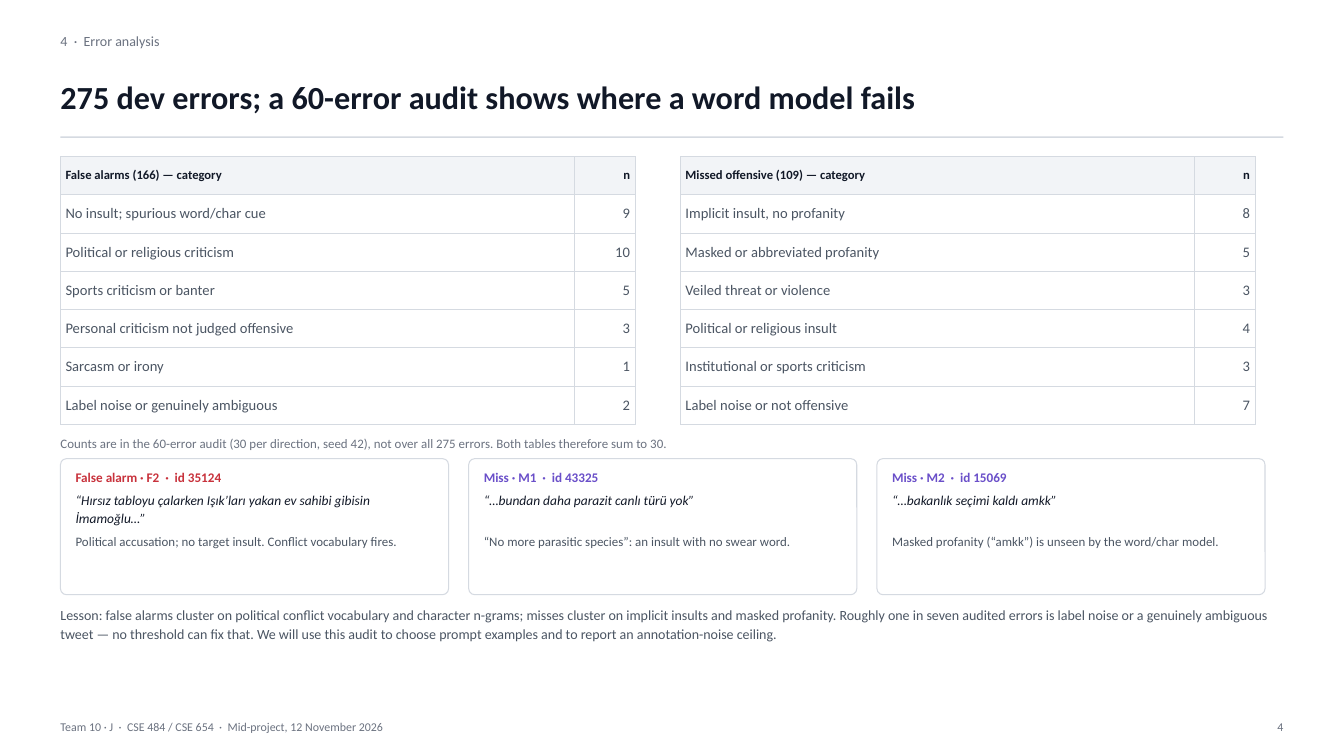
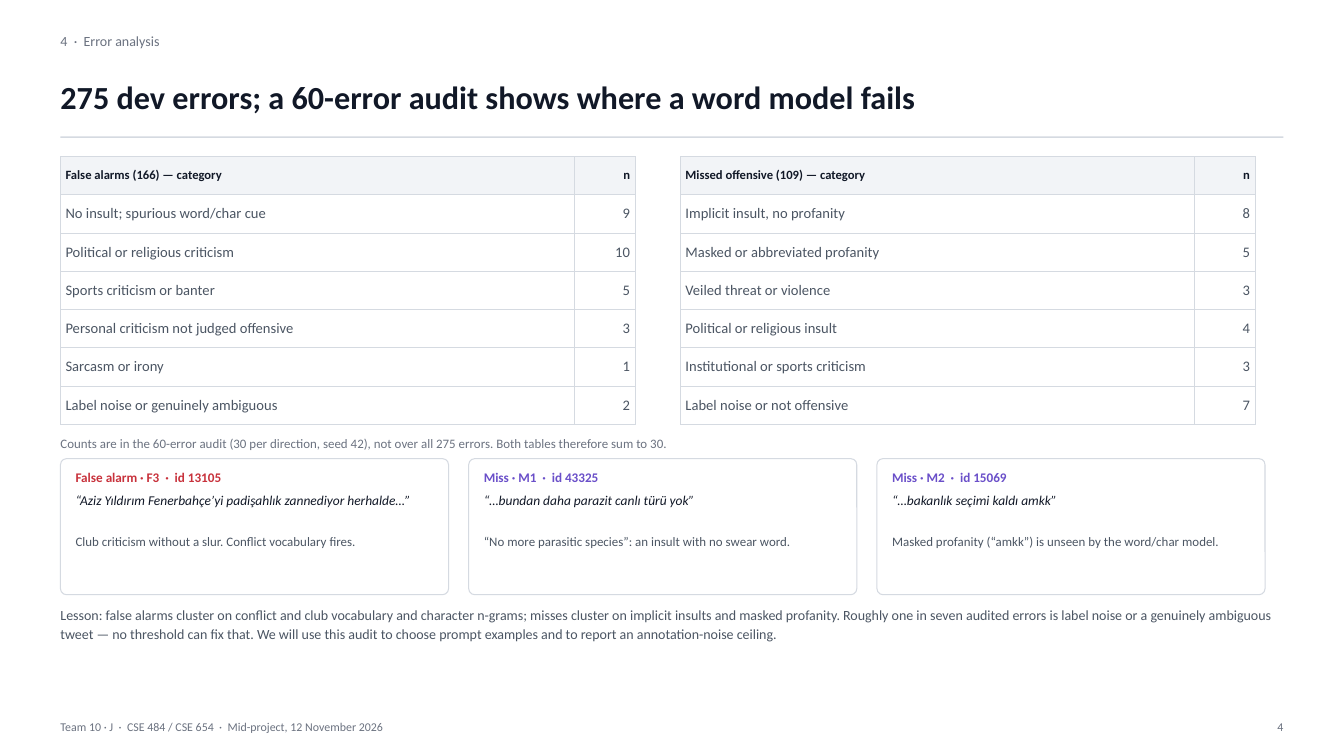
Before and after one commit to VesileHann/offenseval-tr-midproject, a slide deck: slide 4 of paper/Team10_MidProject.pptx. Drawn at 1344x756 pixels with LibreOffice and Linux fonts; fonts in the diff are those of the drawing. Boxes give left, top, right and bottom in pixels: in the first picture for what was removed or moved away, otherwise in the second. Text is boxed around its words. In the diff, an @@ line names an element or a change of style, - is before the commit and + after.

Commit message:
paper: fix chart legends and remove political example

```diff
--- a/paper/Team10_MidProject.pptx
+++ b/paper/Team10_MidProject.pptx
@@ text at (76,472,221,482): text changed @@
-False alarm · F2 · id 35124
+False alarm · F3 · id 13105
@@ text at (76,495,410,508): text changed @@
-“Hırsız tabloyu çalarken Işık’ları yakan ev sahibi gibisin İmamoğlu…”
+“Aziz Yıldırım Fenerbahçe’yi padişahlık zannediyor herhalde…”
@@ text at (76,537,356,548): text changed @@
-Political accusation; no target insult. Conflict vocabulary fires.
+Club criticism without a slur. Conflict vocabulary fires.
@@ text at (60,610,1271,642): text changed @@
-Lesson: false alarms cluster on political conflict vocabulary and character n-grams; misses cluster on implicit insults and masked profanity. Roughly one in seven audited errors is label noise or a genuinely ambiguous tweet — no threshold can fix that. We will use this audit to choose prompt examples and to report an annotation-noise ceiling.
+Lesson: false alarms cluster on conflict and club vocabulary and character n-grams; misses cluster on implicit insults and masked profanity. Roughly one in seven audited errors is label noise or a genuinely ambiguous tweet — no threshold can fix that. We will use this audit to choose prompt examples and to report an annotation-noise ceiling.
```
Also in this commit, not shown: 1 other file.
